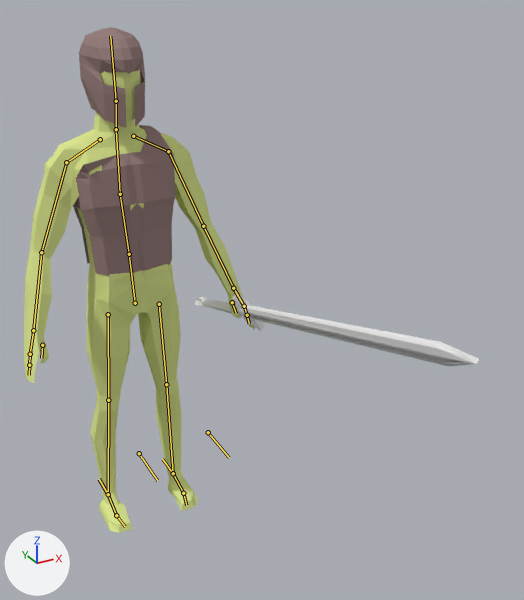
A saved change to the Blender file Assets/Characters/man.blend.
Both versions are drawn from a camera (50 mm lens) standing at (-0.77, -3.4, 2.09) and looking at (0.33, -1.4, 1.09). Arrows for +X, +Y and +Z are at lower left; the lights stay in place. The bones that bend it are drawn over the model as lines.

The first picture shows 'body', 'chestplate', 'helm', 'sword'.
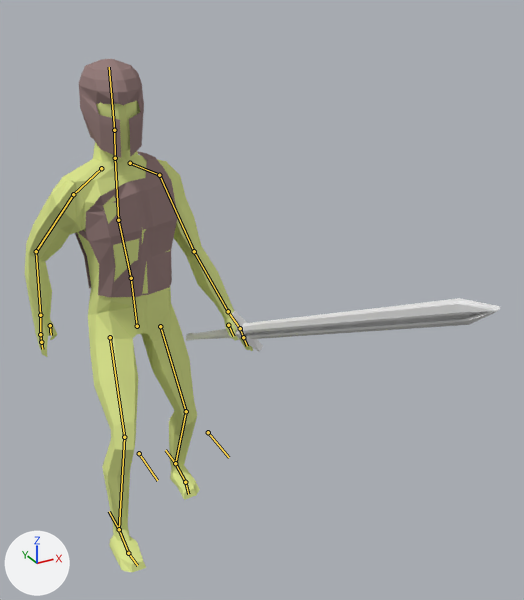
The newer file adds an action. The first version stands in its rest pose; the second is drawn at frame 13 of the action 'walkLeft'.

What the commit changed:
Bone 'Hip' (bone_hip) moves from (0.0, 0.0, 0.0) to (0.001, -0.096, -0.015).
Bone 'Spine' (bone_spine) turns from (0, 0, 0) to (1, 17, 4) degrees about its own x, y and z.
Bone 'Neck' (bone_neck) turns from (0, 0, 0) to (-1, -21, 6) degrees about its own x, y and z.
Bone 'UpperArm.L' (bone_upperarm_l) turns from (0, 0, 0) to (14, 5, -6) degrees about its own x, y and z.
Bone 'UpperArm.R' (bone_upperarm_r) turns from (0, 0, 0) to (-40, 7, 3) degrees about its own x, y and z.
Bone 'LowerArm.R' (bone_lowerarm_r) turns from (0, 0, 0) to (-9, 1, -13) degrees about its own x, y and z.
Bone 'LegIK.L' (bone_legik_l) moves from (0.0, 0.0, 0.0) to (0.049, 0.093, -0.023).
Bone 'LegIK.R' (bone_legik_r) moves from (0.0, 0.0, 0.0) to (-0.035, -0.254, 0.018).

Boxes [x1, y1, x2, y2] around the edits, measured in the pictures (524 x 600 px):
'body', posed: before [24, 69, 255, 533]; after [25, 101, 253, 572]
'chestplate', posed: before [73, 125, 175, 276]; after [75, 151, 178, 297]
'sword', posed (11% wider, 26% shorter): before [195, 293, 479, 366]; after [185, 298, 500, 352]
'helm', posed: before [79, 27, 145, 128]; after [79, 59, 144, 158]
bone 'Hip', root to tip: before (135, 303) to (129, 254); after (137, 326) to (131, 278)
bone 'Spine', root to tip: before (129, 254) to (120, 194); after (131, 278) to (118, 220)
bone 'Neck', root to tip: before (116, 129) to (116, 101); after (115, 158) to (114, 130)
bone 'UpperArm.L', root to tip: before (168, 151) to (203, 226); after (159, 175) to (194, 251)
bone 'UpperArm.R', root to tip: before (66, 162) to (41, 252); after (73, 194) to (36, 251)
bone 'LowerArm.R', root to tip: before (41, 252) to (33, 330); after (36, 251) to (40, 315)
bone 'LegIK.L', root to tip: before (173, 473) to (162, 459); after (175, 463) to (165, 450)
bone 'LegIK.R', root to tip: before (108, 494) to (99, 479); after (119, 529) to (109, 511)
